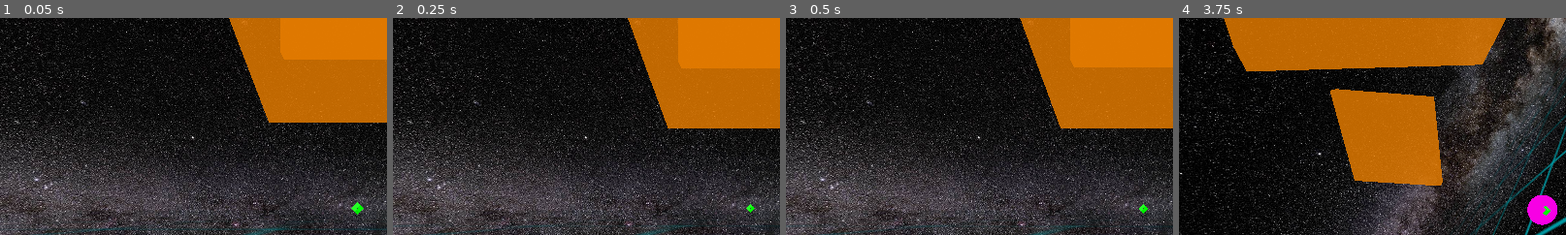
Above: before the commit, frames 1-4 (left to right).
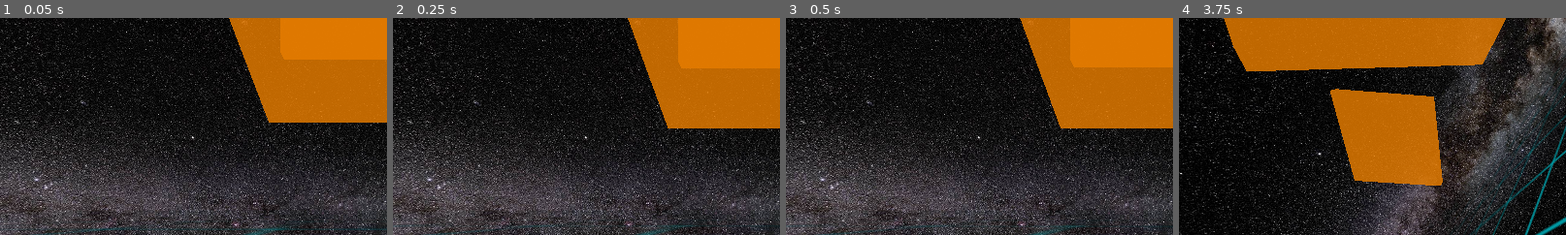
Above: after the commit, the same moments.

Repository: david-andrew/Aberration
Game: Godot game, scene res://world.tscn
Same seed, same stepped clock (60 frames per second), same inputs: the game is played once before the commit and once after it.
Inputs:
- Up to frame 1 (0.05 s): no input
- Up to frame 2 (0.25 s): no input
- Up to frame 3 (0.5 s): no input
- Up to frame 4 (3.75 s): hold Right (right) 0.53-1.28 s; hold A (a) 0.53-1.28 s; tap Caps Lock (caps-lock) at 0.8, 1.35 s; hold Down (down) 1.28-2.03 s; tap D (d) at 1.55 s; hold Right (right) 2.03-2.78 s; hold D (d) 2.03-2.78 s; tap E (e) at 2.3, 2.85 s; hold Up (up) 2.78-3.53 s; tap S (s) at 3.05 s; hold Left (left) from 3.53 s (still down); hold S (s) from 3.53 s (still down)
The pictures show only the part of the screen within x 4-54%, y 6-56%; the shares and areas given below are measured in that part.

The runs differ from the first frame. In frame 1, less than 0.1% of the frame differs, in the area x 90-94%, y 84-91%; in frame 2, less than 0.1%; in frame 3, less than 0.1%; in frame 4, 0.8%, in the area x 89-98%, y 81-96%.

Commit message:
made laser a toggleable weapon that you swap out with the cannon

Diff:
--- a/Ship.gd
+++ b/Ship.gd
@@ -18,10 +18,11 @@
 var total_bullets_shot = 0
 var bullet_count = 0
 
+@onready var laser = $Laser
+
 # Called when the node enters the scene tree for the first time.
 func _ready():
-	pass # Replace with function body.
-
+	laser.visible = false
 
 
 # Called every frame. 'delta' is the elapsed time since the previous frame.
@@ -46,20 +47,24 @@
 
 func _physics_process(delta):
 
+
 	if Input.is_action_pressed('space'):
 		if selected_weapon == WeaponType.BULLET:
 			shoot_bullet()
-		elif selected_weapon == WeaponType.LASER:
-			print('TODO: shoot laser')
+		if selected_weapon == WeaponType.LASER:
+			laser.visible = true
 
 	if Input.is_action_just_released('space'):
 		if selected_weapon == WeaponType.BULLET:
 			bullet_count = 0
 		elif selected_weapon == WeaponType.LASER:
-			print('end of firing laser')
+			#print('end of firing laser')
+			laser.visible = false
 
 	if Input.is_action_just_pressed("caps-lock"):
 		selected_weapon = (selected_weapon + 1) % WeaponType.size()
+		if selected_weapon != WeaponType.LASER:
+			laser.visible = false
 
 
 	## Translations ##
